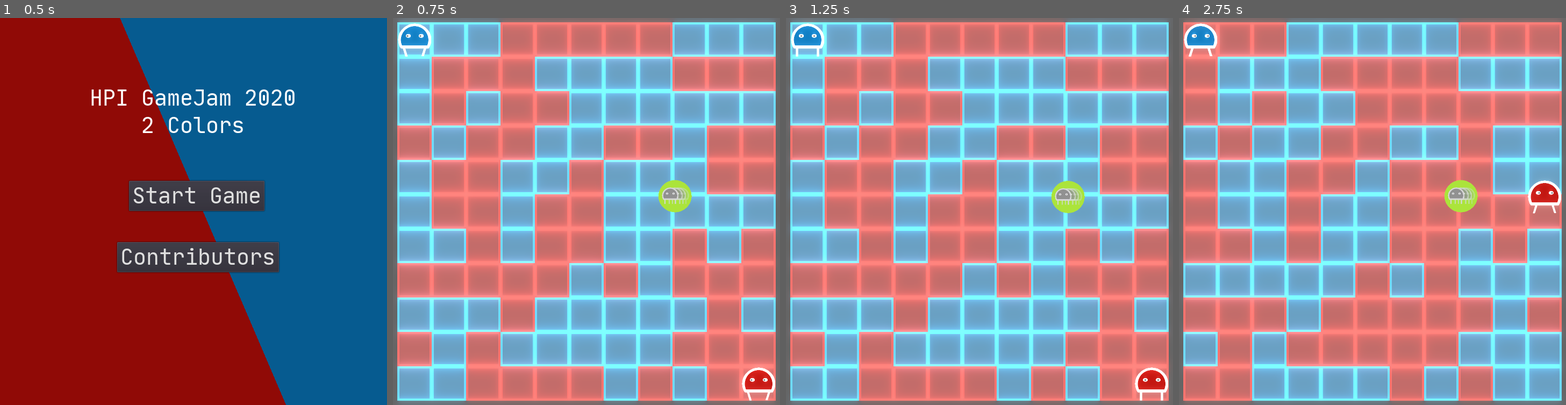
Above: before the commit, frames 1-4 (left to right).
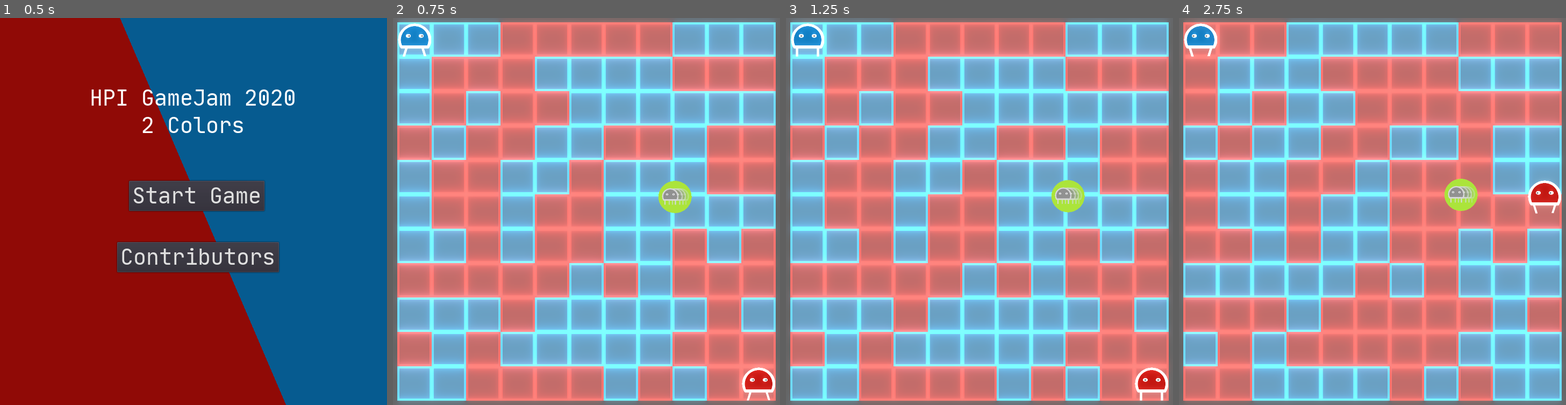
Above: after the commit, the same moments.

Repository: frcroth/hpi_gamejam2020_2colors
Game: Godot game, scene res://Scenes/UI/MainMenu.tscn
Two runs of this game, one before a commit and one after it. Both use one fixed random seed, a clock stepped at 60 frames per second and the inputs below.
Inputs:
- Up to frame 1 (0.5 s): no input
- Up to frame 2 (0.75 s): click "Start Game" at 0.5 s
- Up to frame 3 (1.25 s): no input
- Up to frame 4 (2.75 s): hold Up (ui_up) from 1.28 s (still down)

Frame 1 is identical in both runs. In frame 2, 0.2% of the frame differs, in the area x 2-98%, y 4-99%; in frame 3, 0.1%; in frame 4, 0.3%, in the area x 2-98%, y 4-51%.

Commit message:
Item particles are now displayed

Diff:
--- a/Scenes/Entities/Items.gd
+++ b/Scenes/Entities/Items.gd
@@ -13,6 +13,10 @@
 	$Particles2D.emitting = true
 	body.get_parent().speedup(5)
 	body.get_parent().pickup()
+	$Area2D/ItemSprite.visible = false
+	$Area2D/CollisionShape2D.disabled = true
+	# wait for particle effects
+	yield (get_tree().create_timer(1),"timeout")
 	queue_free()
 
 # Called every frame. 'delta' is the elapsed time since the previous frame.
--- a/Scenes/Entities/Items.tscn
+++ b/Scenes/Entities/Items.tscn
@@ -33,7 +33,6 @@
 
 [node name="ItemSprite" type="AnimatedSprite" parent="Area2D"]
 frames = ExtResource( 2 )
-frame = 1
 playing = true
 
 [node name="Particles2D" type="Particles2D" parent="."]
--- a/Scenes/Entities/Player.tscn
+++ b/Scenes/Entities/Player.tscn
@@ -26,7 +26,6 @@
 use_parent_material = true
 scale = Vector2( 0.5, 0.5 )
 frames = ExtResource( 2 )
-frame = 2
 playing = true
 offset = Vector2( 64, 64 )
 
